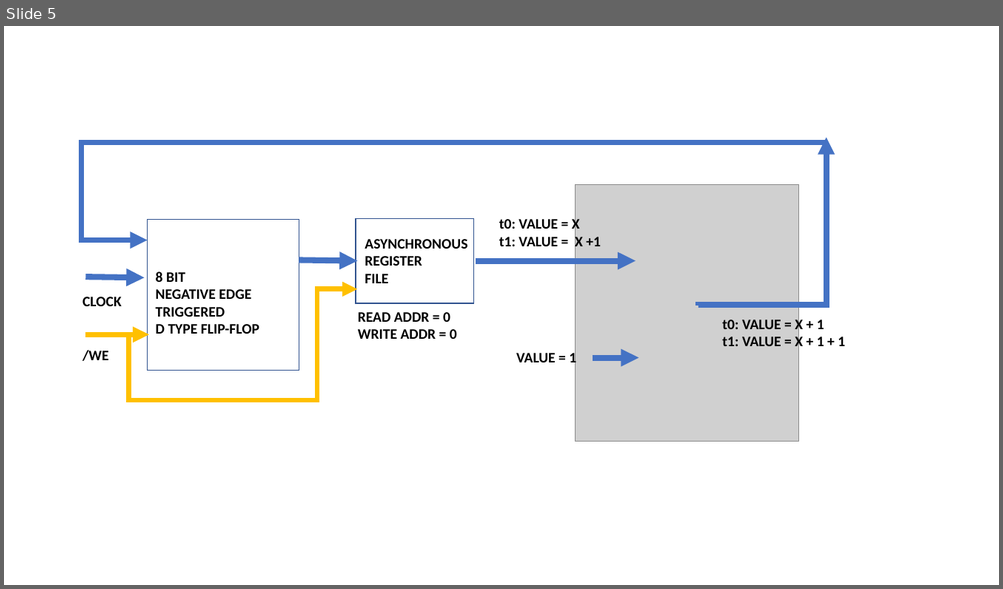
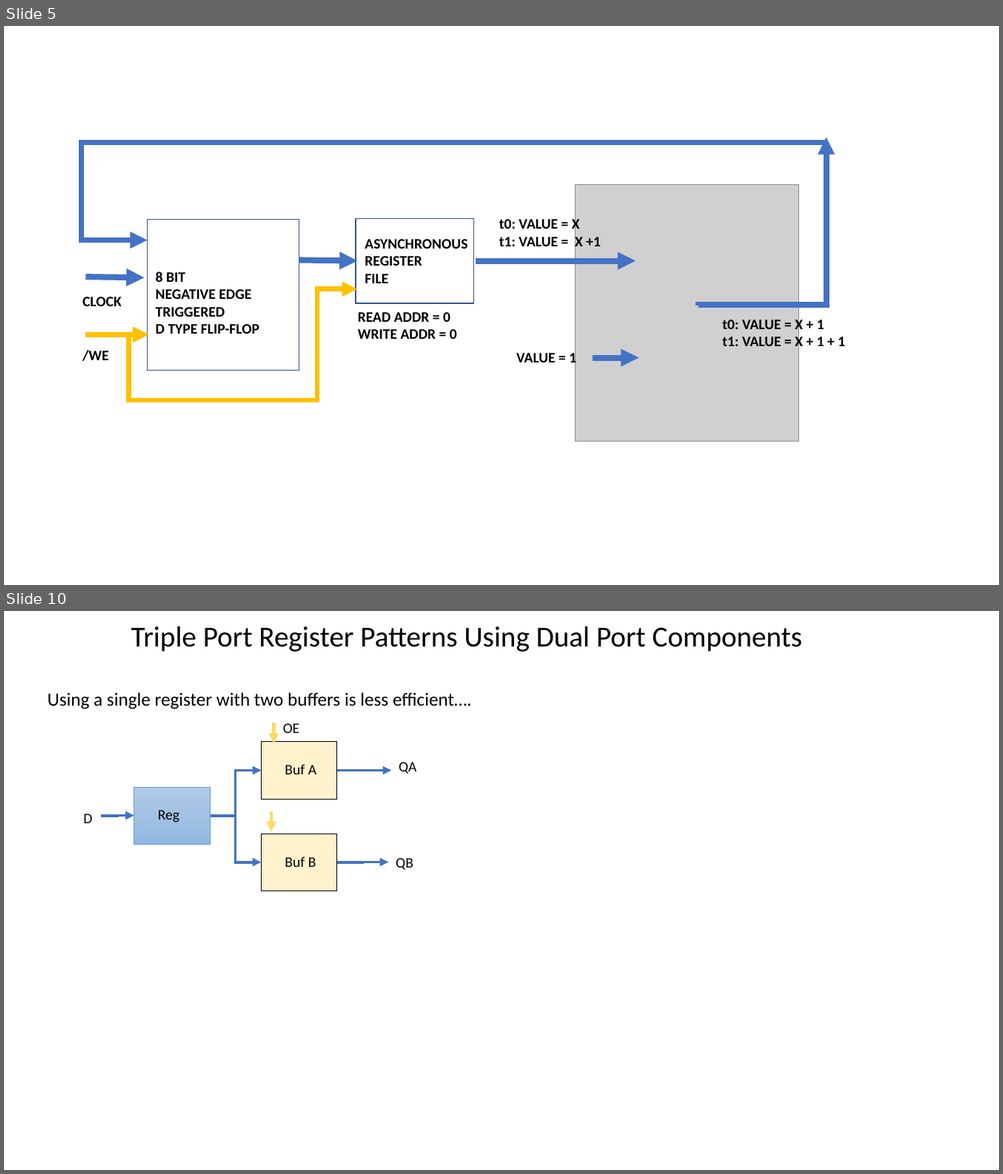
Before and after one commit to Johnlon/spam-1, a slide deck: docs/Components.pptx. Shown one above the other, each under a label of ours: slide 5 before the commit, slides 5 and 10 after it; the slides between them are not shown. The pictures are 1003x589 and 1003x1174 pixels, drawn with LibreOffice and Linux fonts; fonts in the diff are those of the drawing; grey boxes stand for pictures. Boxes give left, top, right and bottom in pixels: in the first picture for what was removed or moved away, otherwise in the second. Text is boxed around its words. In the diff, an @@ line names an element or a change of style, - is before the commit and + after.

```diff
--- a/docs/Components.pptx
+++ b/docs/Components.pptx
@@ slide 10 added at (x1=4, y1=611, x2=999, y2=1170), background #FFFFFF @@
@@ text added at (x1=131, y1=626, x2=802, y2=652), 28 pt, text #000000 @@
+Triple Port Register Patterns Using Dual Port Components
@@ text added at (x1=48, y1=692, x2=472, y2=709), 18 pt, text #000000 @@
+Using a single register with two buffers is less efficient….
@@ rectangle added at (x1=262, y1=742, x2=338, y2=800), fill #FFF2CC, outline #000000 0.75 pt, 14 pt, text #000000 @@
+Buf A
@@ arrow added from (273, 723) to (273, 743), #FFD966 3.25 pt @@
@@ text added at (x1=283, y1=723, x2=300, y2=733), 14 pt, text #000000 @@
+OE
@@ text added at (x1=398, y1=762, x2=417, y2=774), 14 pt, text #000000 @@
+QA
@@ rectangle added at (x1=134, y1=787, x2=210, y2=845), fill gradient #B1CBE9 to #A3C1E5 to #93B9E4, outline #5B9BD5 0.5 pt, 14 pt, text #000000 @@
+Reg
@@ elbow arrow added from (210, 816) to (262, 771), #4472C4 2.75 pt @@
@@ elbow arrow added from (337, 771) to (391, 771), #4472C4 2.75 pt @@
@@ text added at (x1=83, y1=814, x2=92, y2=823), 14 pt, text #000000 @@
+D
@@ elbow arrow added from (101, 816) to (134, 815), #4472C4 2.75 pt @@
@@ elbow arrow added from (210, 816) to (262, 863), #4472C4 2.75 pt @@
@@ arrow added from (271, 812) to (271, 832), #FFD966 3.25 pt @@
@@ rectangle added at (x1=262, y1=834, x2=338, y2=891), fill #FFF2CC, outline #000000 0.75 pt, 14 pt, text #000000 @@
+Buf B
@@ elbow arrow added from (337, 863) to (388, 863), #4472C4 2.75 pt @@
@@ text added at (x1=395, y1=858, x2=413, y2=870), 14 pt, text #000000 @@
+QB
```
Also in this commit, not shown: 10 other slides added, 3 other files.
